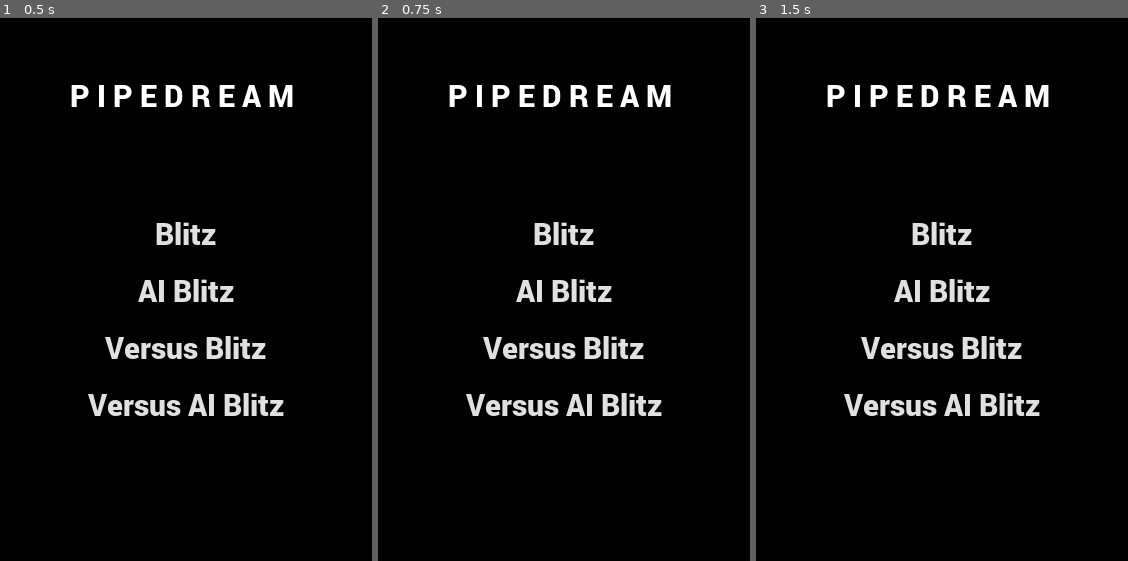
Above: before the commit, frames 1-3 (left to right).
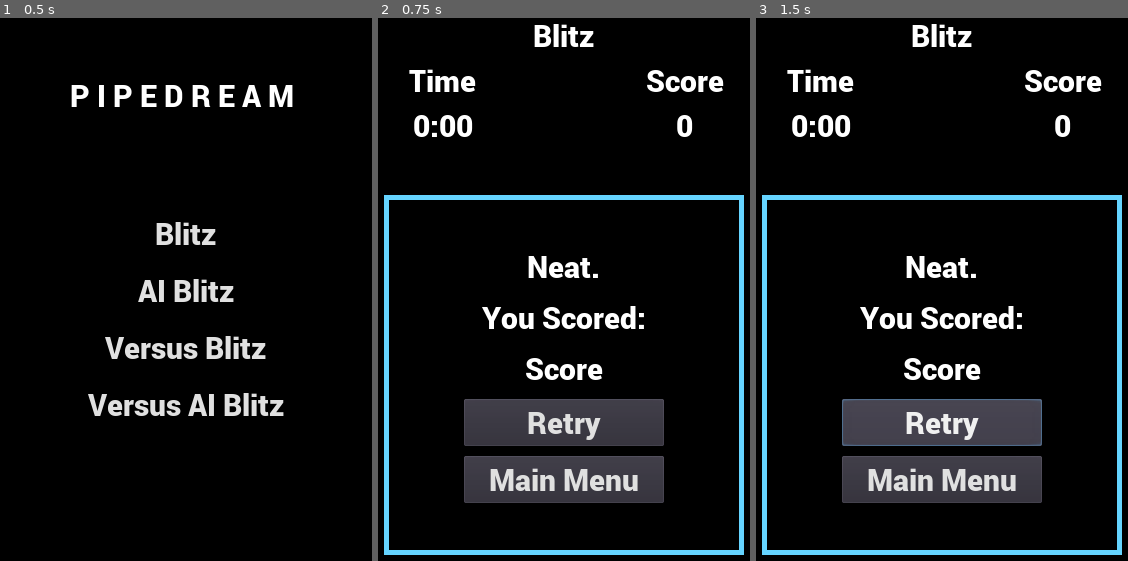
Above: after the commit, the same moments.

Repository: jaminologist/PipeDream
Game: Godot game, scene res://scenes/main_menu.tscn
Same seed, same stepped clock (60 frames per second), same inputs: the game is played once before the commit and once after it.
Inputs (mouse positions are in pixels of both pictures, inside the frame that each line leads up to):
- Up to frame 1 (0.5 s): no input
- Up to frame 2 (0.75 s): click "Blitz" at 0.5 s
- Up to frame 3 (1.5 s): click (942, 419) at 1.25 s, where only the run after the commit has a clickable "Retry"

Frame 1 is identical in both runs. In frame 2, 19% of the frame differs, in the area x 1-99%, y 1-99%; in frame 3, 19%.
Error after the commit: Parse Error: Variable "Time" shadows a native class. (res://model/blitz_game_response.gd:112)

Commit message:
Placed all dictionary called to the non-versus blitz mode into a single response class

Diff:
--- a/entities/grid/grid.gd
+++ b/entities/grid/grid.gd
@@ -18,6 +18,8 @@
 var boardReports:Array = []
 var boardAnimationInProgress = false
 
+var currentBoardReport:BlitzGameResponse.BoardReport
+
 var column
 var row
 var pipe_moving_count:int = 0
@@ -34,23 +36,26 @@
 func _process(_delta):
 
     if boardReports.size() > 0 && !boardAnimationInProgress:
-        var boardReport = boardReports[0]
-
-        if boardReport.get("DestroyedPipes", null) == null && boardReport.get("PipeMovementAnimations", null) == null:
-            load_board_into_grid(boardReport.get("Board"))
+
+        if currentBoardReport == null:
+            currentBoardReport = BlitzGameResponse.BoardReport.new(boardReports[0])
+
+        if currentBoardReport.get_destroyed_pipes().empty() && currentBoardReport.get_pipe_movement_animations().empty():
+            load_board_into_grid(currentBoardReport.get_board())
             boardReports.pop_front()
+            currentBoardReport = null
             return
-        if boardReport.get("DestroyedPipes", null) != null:
-            load_destroyed_pipes(boardReport.get("DestroyedPipes", []))
-            boardReport["DestroyedPipes"] =  null
-
-        if boardReport.get("PipeMovementAnimations", null) != null:
-            load_board_into_grid(boardReport.get("Board")) #Note a load the board here so the animations is correct
+        if currentBoardReport.get_destroyed_pipes() != []:
+            load_destroyed_pipes(currentBoardReport.get_destroyed_pipes())
+            currentBoardReport.DestroyedPipes = []
+
+        if !currentBoardReport.get_pipe_movement_animations().empty():
+            #Note I load the board here so the animations is correct
+            #(otherwise the new pipes would be moving into older pipes that haven't been removed yet)
             #But there may not be a need to load the board again on the top.
-            load_pipe_movement_animation(boardReport.get("PipeMovementAnimations", []))
-            boardReport["PipeMovementAnimations"] =  null
-    else:
-        boardReports = []
+            load_board_into_grid(currentBoardReport.get_board())
+            load_pipe_movement_animation(currentBoardReport.get_pipe_movement_animations())
+            currentBoardReport.PipeMovementAnimations = []
 
     if Input.is_action_just_pressed("ui_touch") && self.isTouchable:
         on_mouse_click()
@@ -66,12 +71,13 @@
 
 #Loads the board information and updates the grid GUI to display it
 #Creates a new board if the a board goes not exist
-func load_board_into_grid(board:Dictionary):
-    var cells:Array = board.get("Cells")
+func load_board_into_grid(loadedBoard):
+
+    loadedBoard as BlitzGameResponse.Board
 
     if self.board == null:
-        self.column = board.get("NumberOfColumns", 0)
-        self.row = board.get("NumberOfRows", 0)
+        self.column = loadedBoard.numberOfColumns
+        self.row = loadedBoard.numberOfRows
         self.board = make_2d_array(self.column, self.row)
 
         self.size = Vector2(self.column * cell_size, self.row * cell_size)
@@ -88,25 +94,27 @@
 
         emit_signal("board_loaded_into_grid")
 
-
+    var cells = loadedBoard.cells
 
     for x in range(0, cells.size()):
         for y in range(0, cells[x].size()):
-            var cell:Dictionary = cells[x][y]
+            var cell = BlitzGameResponse.ResponsePipe.new(cells[x][y])
             var pipe = self.board[x][y]
-            pipe.set_texture_using_type(cell.get("Type", 2))
-            pipe.set_direction(cell.get("Direction", 0))
-            pipe.set_pipeColor(cell.get("Level", 0))
+            pipe.set_texture_using_type(cell.type)
+            pipe.set_direction(cell.direction)
+            pipe.set_pipeColor(cell.level)
 
 #Loads the destroyed pipes information. Displays an 'explosion' at the given x and y positions on the grid.
 #Sends an explosive signal for different pipe types
 func load_destroyed_pipes(destroyedPipes:Array):
 
     for i in range(0, destroyedPipes.size()):
-        var type = destroyedPipes[i].get("Type", PipeType.LINE)
-
-        var gridX = destroyedPipes[i].get("X", 0)
-        var gridY = destroyedPipes[i].get("Y", 0)
+
+        var destroyedPipe = BlitzGameResponse.DestroyedPipe.new(destroyedPipes[i])
+
+        var type = destroyedPipe.type
+        var gridX = destroyedPipe.x
+        var gridY = destroyedPipe.y
 
         var pos = grid_to_pixel(gridX, gridY)
         var x = pos.x + cell_size / 2
@@ -132,11 +140,11 @@
         boardAnimationInProgress = true
 
     for i in range(0, pipeMovementAnimations.size()):
-        var pipeMovementAnimation = pipeMovementAnimations[i]
-        var startX = pipeMovementAnimation.get("X", 0)
-        var startY = pipeMovementAnimation.get("StartY", 0)
-        var endY = pipeMovementAnimation.get("EndY", 0)
-        var travel_time = pipeMovementAnimation.get("TravelTime", 0)
+        var pipeMovementAnimation = BlitzGameResponse.PipeMovementAnimation.new(pipeMovementAnimations[i])
+        var startX = pipeMovementAnimation.x
+        var startY = pipeMovementAnimation.startY
+        var endY = pipeMovementAnimation.endY
+        var travel_time = pipeMovementAnimation.travelTime
         var pipe = self.board[startX][endY]
         pipe.position = grid_to_pixel(startX, startY)
         pipe.move_to(grid_to_pixel(startX, startY), grid_to_pixel(startX, endY), travel_time)
--- a/model/blitz_game_response.gd
+++ b/model/blitz_game_response.gd
@@ -1,15 +1,114 @@
-extends Node
-
+extends Object
 class_name BlitzGameResponse
 
-# Declare member variables here. Examples:
-# var a = 2
-# var b = "text"
+var json:Dictionary
+var BoardReports:Array
+var Score:int
+var IsOver:bool
+var DestroyedPipes:Array
+var timeLimit:TimeLimit
 
-# Called when the node enters the scene tree for the first time.
-func _ready():
-    pass # Replace with function body.
+func _init(json):
+    self.json = json
+    return
 
-# Called every frame. 'delta' is the elapsed time since the previous frame.
-#func _process(delta):
-#    pass
+func get_board_reports() -> Array:
+    return json.get("BoardReports", [])
+
+func get_score() -> float:
+    return json.get("Score", 0)
+
+func get_time_limit() -> TimeLimit:
+    var timeLimit = json.get("TimeLimit")
+    if timeLimit == null:
+        return null
+    else:
+        return TimeLimit.new(timeLimit.get("Time", 0))
+
+func isOver() -> bool:
+    return json.get("IsOver", false)
+
+
+class BoardReport:
+    var DestroyedPipes:Array = []
+    var PipeMovementAnimations: Array = []
+    var MaximumAnimationTime: float
+    var board:Board
+
+    func _init(d:Dictionary):
+        if d.get("DestroyedPipes") != null:
+           self.DestroyedPipes = d.get("DestroyedPipes", [])
+
+        if d.get("PipeMovementAnimations") != null:
+           self.PipeMovementAnimations = d.get("PipeMovementAnimations", [])
+
+        self.MaximumAnimationTime = d.get("MaximumAnimationTime", 0)
+        self.board = Board.new(d.get("Board"))
+
+    func get_destroyed_pipes() -> Array:
+        return self.DestroyedPipes
+
+    func get_pipe_movement_animations() -> Array:
+        return self.PipeMovementAnimations
+
+    func get_maximum_animation_time() -> float:
+        return self.MaximumAnimationTime
+
+    func get_board() -> Board:
+        return self.board
+
+class Board:
+    var cells:Array
+    var numberOfColumns:float
+    var numberOfRows:float
+
+    func _init(d:Dictionary):
+        self.cells = d.get("Cells")
+        self.numberOfColumns = d.get("NumberOfColumns")
+        self.numberOfRows = d.get("NumberOfRows")
+        return
+
+class ResponsePipe:
+    var type:float
+    var direction:float
+    var level:float
+    var x:float
+    var y:float
+
+    func _init(d:Dictionary):
+        self.type = d.get("Type")
+        self.direction = d.get("Direction")
+        self.level = d.get("Level")
+        self.x = d.get("X")
+        self.y = d.get("Y")
+        pass
+
+class DestroyedPipe:
+    var type:float
+    var x:float
+    var y:float
+
+    func _init(d:Dictionary):
+        self.type = d.get("Type", PipeType.LINE)
+        self.x = d.get("X", 0)
+        self.y = d.get("Y", 0)
+        pass
+
+class PipeMovementAnimation:
+    var x:float
+    var startY:float
+    var endY:float
+    var travelTime:float
+
+    func _init(d:Dictionary):
+        self.x = d.get("X", 0)
+        self.startY = d.get("StartY", 0)
+        self.endY = d.get("EndY", 0)
+        self.travelTime = d.get("TravelTime", 0)
+        pass
+
+
+class TimeLimit:
+    var Time:float
+    func _init(time:int):
+        self.Time = time
--- a/project.godot
+++ b/project.godot
@@ -9,7 +9,7 @@
 config_version=4
 
 _global_script_classes=[ {
-"base": "Node",
+"base": "Object",
 "class": "BlitzGameResponse",
 "language": "GDScript",
 "path": "res://model/blitz_game_response.gd"
@@ -19,7 +19,7 @@
 "language": "GDScript",
 "path": "res://math/center_math.gd"
 }, {
-"base": "Node",
+"base": "Object",
 "class": "ClientJsonReader",
 "language": "GDScript",
 "path": "res://scenes/client_json_reader.gd"
--- a/scenes/2player_versus.gd
+++ b/scenes/2player_versus.gd
@@ -70,10 +70,11 @@
 
     if json != null:
         json as Dictionary
-        client_json_reader.use_json_from_server_for_grid(json, $Grid)
-        client_json_reader.use_json_from_server(json)
+        var response = BlitzGameResponse.new(json)
+        client_json_reader.use_json_from_server_for_grid(response, $Grid)
+        client_json_reader.use_json_from_server(response)
 
-        if json.get("IsOver", false):
+        if response.isOver():
             open_score_screen()
 
             if json.get("IsWinner", false):
@@ -89,10 +90,10 @@
             var enemyJson = json.get("EnemyInformation")
 
             enemyJson as Dictionary
-
-            client_json_reader.use_json_from_server_for_grid(enemyJson, rivalGrid)
-            if enemyJson.get("Score", null) != null:
-                set_enemy_score(enemyJson.get("Score"))
+            var enemyResponse = BlitzGameResponse.new(enemyJson)
+            client_json_reader.use_json_from_server_for_grid(enemyResponse, rivalGrid)
+            if enemyResponse.get_score() != 0:
+                set_enemy_score(enemyResponse.get_score())
 
 func update_time_counter_text(time_limit):
     time_display.convert_time_to_label_text_and_set_text(time_limit)
--- a/scenes/client_json_reader.gd
+++ b/scenes/client_json_reader.gd
@@ -1,5 +1,4 @@
-extends Node
-
+extends Object
 class_name ClientJsonReader
 
 var grid:Grid
@@ -10,28 +9,20 @@
 func _ready():
     pass
 
-func use_json_from_server_for_grid(json:Dictionary,grid:Grid):
-    if json != null:
-        if json.get("BoardReports", null) != null:
-            var firstload = grid.board == null
-            var boardReports = json.get("BoardReports", null)
-            if boardReports.size() > 0:
-                grid.load_boardreports_into_grid(boardReports)
+func use_json_from_server_for_grid(response:BlitzGameResponse, grid:Grid):
+    var boardReports = response.get_board_reports()
+    if boardReports != null && boardReports.size() > 0:
+        grid.load_boardreports_into_grid(boardReports)
 
 
-func use_json_from_server(json):
+func use_json_from_server(response:BlitzGameResponse):
 
-    if json != null:
-        json as Dictionary
+    if response.get_time_limit() != null:
+        time_label.convert_time_to_label_text_and_set_text(response.get_time_limit().Time)
 
-        var timeLimit = json.get("TimeLimit", null)
-        if timeLimit != null:
-             if timeLimit.get("Time", null) != null:
-                time_label.convert_time_to_label_text_and_set_text(timeLimit.get("Time", 0))
-
-        var score = json.get("Score", null)
-        if score != null && score != 0:
-            player_score_label.set_score(json.get("Score", 0))
+    var score = response.get_score()
+    if score != null && score != 0:
+        player_score_label.set_score(score)
 
 # Called every frame. 'delta' is the elapsed time since the previous frame.
 #func _process(delta):
--- a/scenes/enemy_board_center_container.gd
+++ b/scenes/enemy_board_center_container.gd
@@ -13,7 +13,6 @@
         var rect = Rect2(get_global_transform_with_canvas().origin, get_rect().size)
         if rect.has_point(get_global_mouse_position()):
             emit_signal("enemy_board_clicked", self)
-            print("emit!: " + str(id))
     pass
 
 func set_id(id:int):
--- a/scenes/play.gd
+++ b/scenes/play.gd
@@ -4,6 +4,8 @@
 var time_limit = 0
 
 var client = WebSocketClient.new()
+
+var response:BlitzGameResponse
 
 var centerMath:CenterMath = load("res://math/center_math.gd").new()
 var client_json_reader:ClientJsonReader = load("res://scenes/client_json_reader.gd").new()
@@ -47,9 +49,12 @@
 
     if json != null:
         json as Dictionary
-        client_json_reader.use_json_from_server_for_grid(json, $Grid)
-        client_json_reader.use_json_from_server(json)
-        if json.get("IsOver", false):
+        response = BlitzGameResponse.new(json)
+
+        client_json_reader.use_json_from_server_for_grid(response, $Grid)
+        client_json_reader.use_json_from_server(response)
+
+        if response.isOver():
             open_score_screen()
 
 
